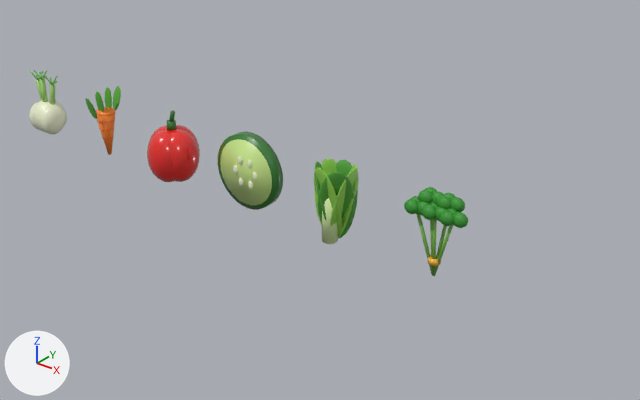
What one commit did to the glTF model site-theme/javascripts/guinea-run/models/vegetables.glb.
The view is the same before and after, from a 50 mm lens placed at (11.34, -7.49, 5.08), pointed at (5.04, 0.39, 0.2). Arrows for +X, +Y and +Z are at lower left; the lights stay in place. The older version comes first.

Objects in the first picture: 'bell-pepper', 'carrot', 'cucumber', 'fennel', 'parsley', 'romaine'.
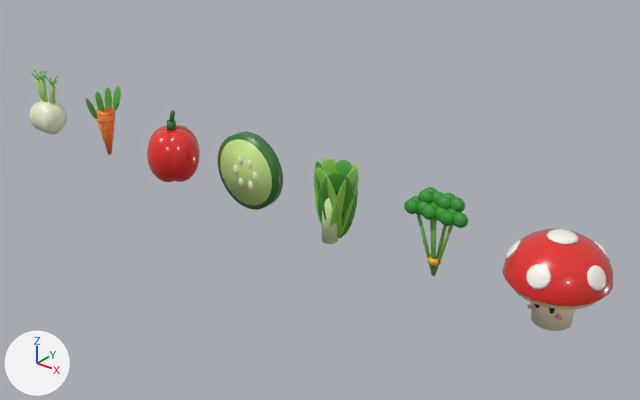
What differs and where, as boxes [x1, y1, x2, y2] in the pictures (640 x 400 px):
```json
{"object": "mushroom", "change": "added", "after": [503, 229, 613, 331], "faces in mat_mushroom_cap (red #e51f19)": [503, 229, 613, 306], "faces in mat_mushroom_spot (white #fcfaf2)": [505, 229, 610, 291], "faces in mat_mushroom_stalk (beige #faebc7)": [531, 302, 576, 331], "faces in mat_mushroom_gills (beige #e5cca3)": [513, 288, 598, 310]}
```

The change, as JSON lines over the scene's bpy script:
```json
{"op": "add", "block": "mat_mushroom_cap", "code": ["mat_mushroom_cap = principled_material('mushroom-cap')", "mat_mushroom_cap.base_color = (0.787, 0.0134, 0.01)  # red #e51f19", "mat_mushroom_cap.roughness = 0.25", "mat_mushroom_cap.coat_weight = 0.9"]}
{"op": "add", "block": "mat_mushroom_cheek", "code": ["mat_mushroom_cheek = principled_material('mushroom-cheek')", "mat_mushroom_cheek.base_color = (0.955, 0.319, 0.319)  # pink #fa9999", "mat_mushroom_cheek.coat_weight = 0.2"]}
{"op": "add", "block": "mat_mushroom_gills", "code": ["mat_mushroom_gills = principled_material('mushroom-gills')", "mat_mushroom_gills.base_color = (0.787, 0.604, 0.367)  # beige #e5cca3", "mat_mushroom_gills.roughness = 0.6", "mat_mushroom_gills.coat_weight = 0.1"]}
{"op": "add", "block": "mat_mushroom_stalk", "code": ["mat_mushroom_stalk = principled_material('mushroom-stalk')", "mat_mushroom_stalk.base_color = (0.955, 0.828, 0.57)  # beige #faebc7", "mat_mushroom_stalk.roughness = 0.45", "mat_mushroom_stalk.coat_weight = 0.3"]}
{"op": "add", "block": "mat_mushroom_spot", "code": ["mat_mushroom_spot = principled_material('mushroom-spot')", "mat_mushroom_spot.base_color = (0.977, 0.955, 0.89)  # white #fcfaf2", "mat_mushroom_spot.roughness = 0.3", "mat_mushroom_spot.coat_weight = 0.6"]}
{"op": "add", "block": "mat_mushroom_eye", "code": ["mat_mushroom_eye = principled_material('mushroom-eye')", "mat_mushroom_eye.base_color = (0.0049, 0.00394, 0.00394)  # black #0f0d0d", "mat_mushroom_eye.roughness = 0.2", "mat_mushroom_eye.coat_weight = 0.8"]}
{"op": "add", "block": "me_mushroom", "code": ["me_mushroom = bpy.data.meshes.new('mushroom')", "me_mushroom.from_pydata(...)  # 1097 vertices, 2160 faces; spans x -0.54..0.54, y -0.54..0.54, z 0.0..1.0", "# faces by material slot: [600, 92, 348, 720, 200, 200]", "me_mushroom.materials.append(mat_mushroom_cap)  # red #e51f19", "me_mushroom.materials.append(mat_mushroom_gills)  # beige #e5cca3", "me_mushroom.materials.append(mat_mushroom_stalk)  # beige #faebc7", "me_mushroom.materials.append(mat_mushroom_spot)  # white #fcfaf2", "me_mushroom.materials.append(mat_mushroom_eye)  # black #0f0d0d", "me_mushroom.materials.append(mat_mushroom_cheek)  # pink #fa9999"]}
{"op": "add", "block": "ob_mushroom", "code": ["ob_mushroom = bpy.data.objects.new('mushroom', me_mushroom)", "ob_mushroom.location = (8.4, 0.0, 0.0)"]}
```
